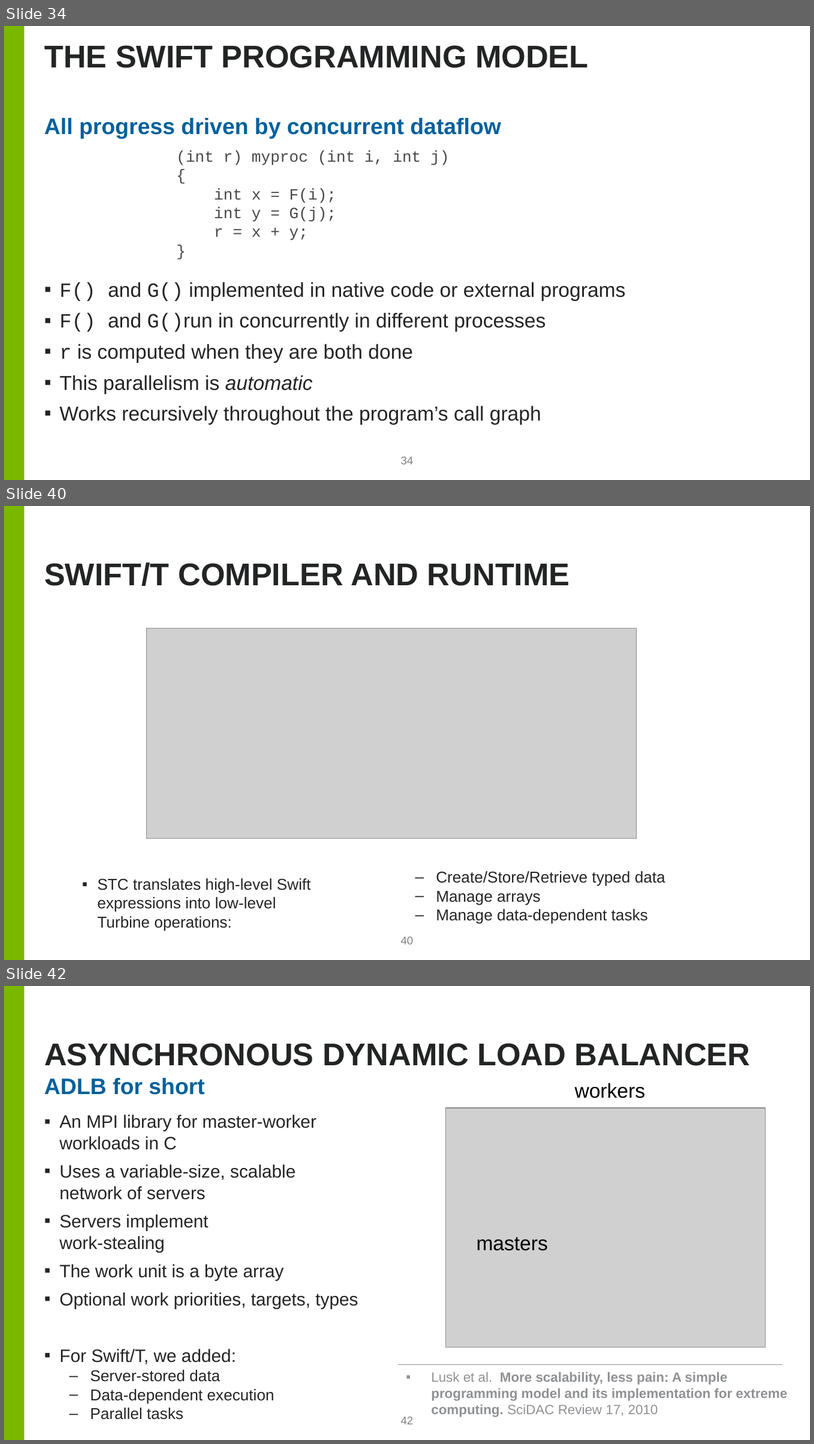
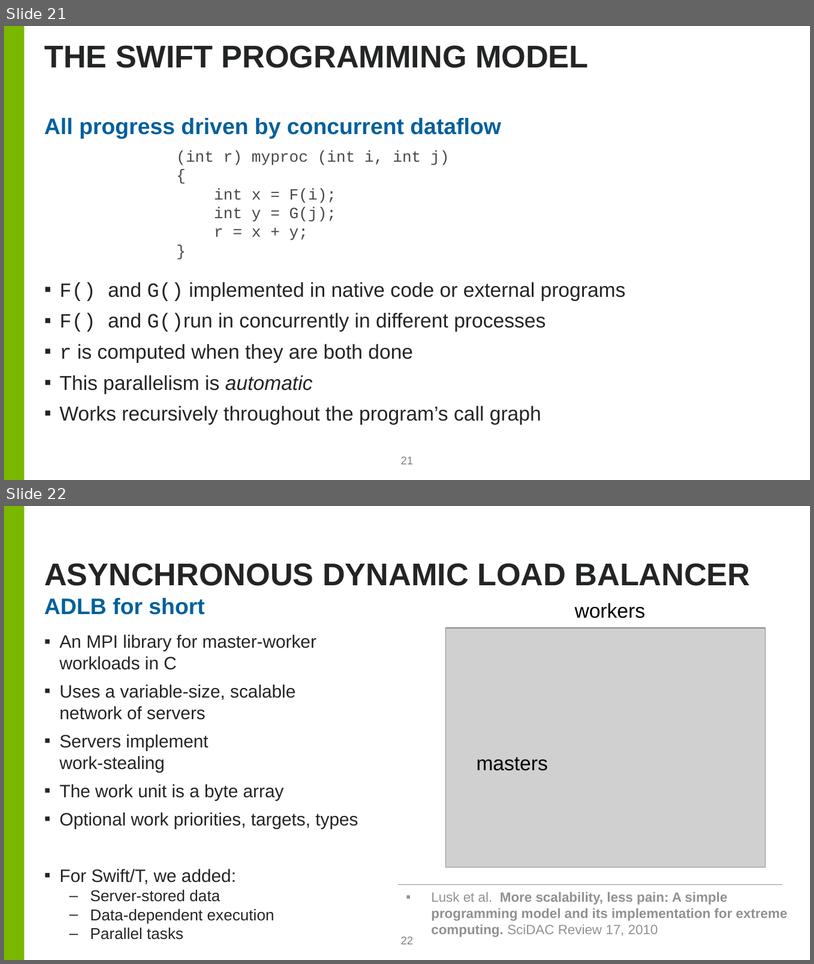
Before and after one commit to brettin/candle_tutorials, a slide deck: Topics/2_hyperparameter_optimization/hpo.pptx. Shown one above the other, each under a label of ours: slides 34, 40 and 42 before the commit, slides 21 and 22 after it; the slides between them are not shown. The pictures are 814x1444 and 814x964 pixels, drawn with LibreOffice and Linux fonts; fonts in the diff are those of the drawing; grey boxes stand for pictures; background and template pictures are left out. Boxes give left, top, right and bottom in pixels: in the first picture for what was removed or moved away, otherwise in the second. Text is boxed around its words. In the diff, an @@ line names an element or a change of style, - is before the commit and + after.

```diff
--- a/Topics/2_hyperparameter_optimization/hpo.pptx
+++ b/Topics/2_hyperparameter_optimization/hpo.pptx
@@ slide 40 removed at (4,506,810,960), background #FFFFFF; not listed: 1 template element that a slide beside it also shows @@
@@ title removed at (44,562,570,586) @@
-SWIFT/T COMPILER AND RUNTIME
@@ picture removed at (147,628,637,838) @@
@@ text removed at (98,878,311,931) @@
-▪ STC translates high-level Swift
-  expressions into low-level
-  Turbine operations:
@@ text removed at (436,871,666,924) @@
-  – Create/Store/Retrieve typed data
-  – Manage arrays
-  – Manage data-dependent tasks
@@ page number removed at (401,936,414,944) @@
-40
@@ what was slide 34 is now slide 21 @@
@@ page number at (401,456,414,464): text changed @@
-34
+21
@@ what was slide 42 is now slide 22 @@
@@ page number at (401,936,414,944): text changed @@
-42
+22
```
Also in this commit, not shown: 3 slides changed, 20 other slides removed.
